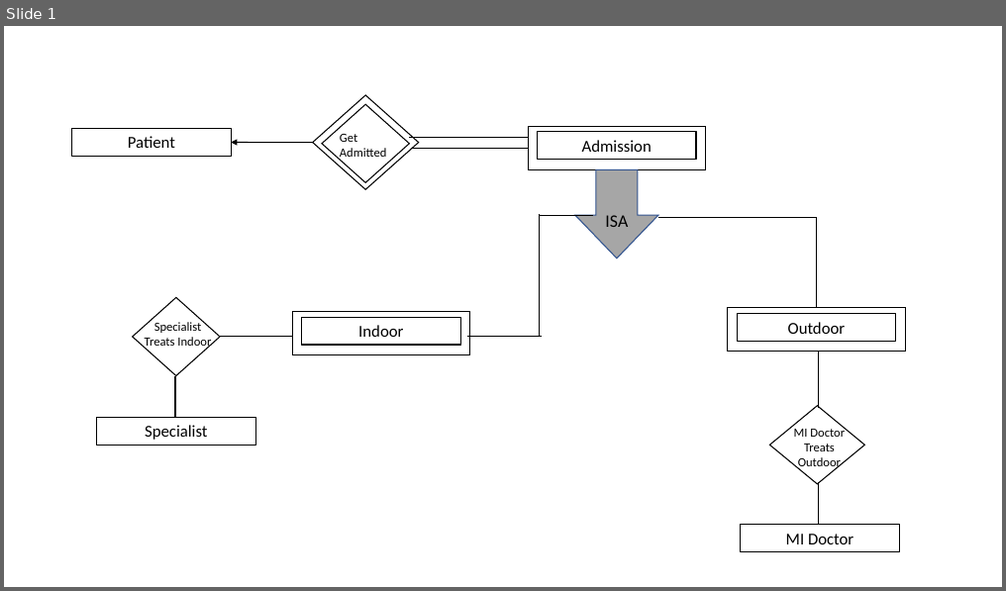
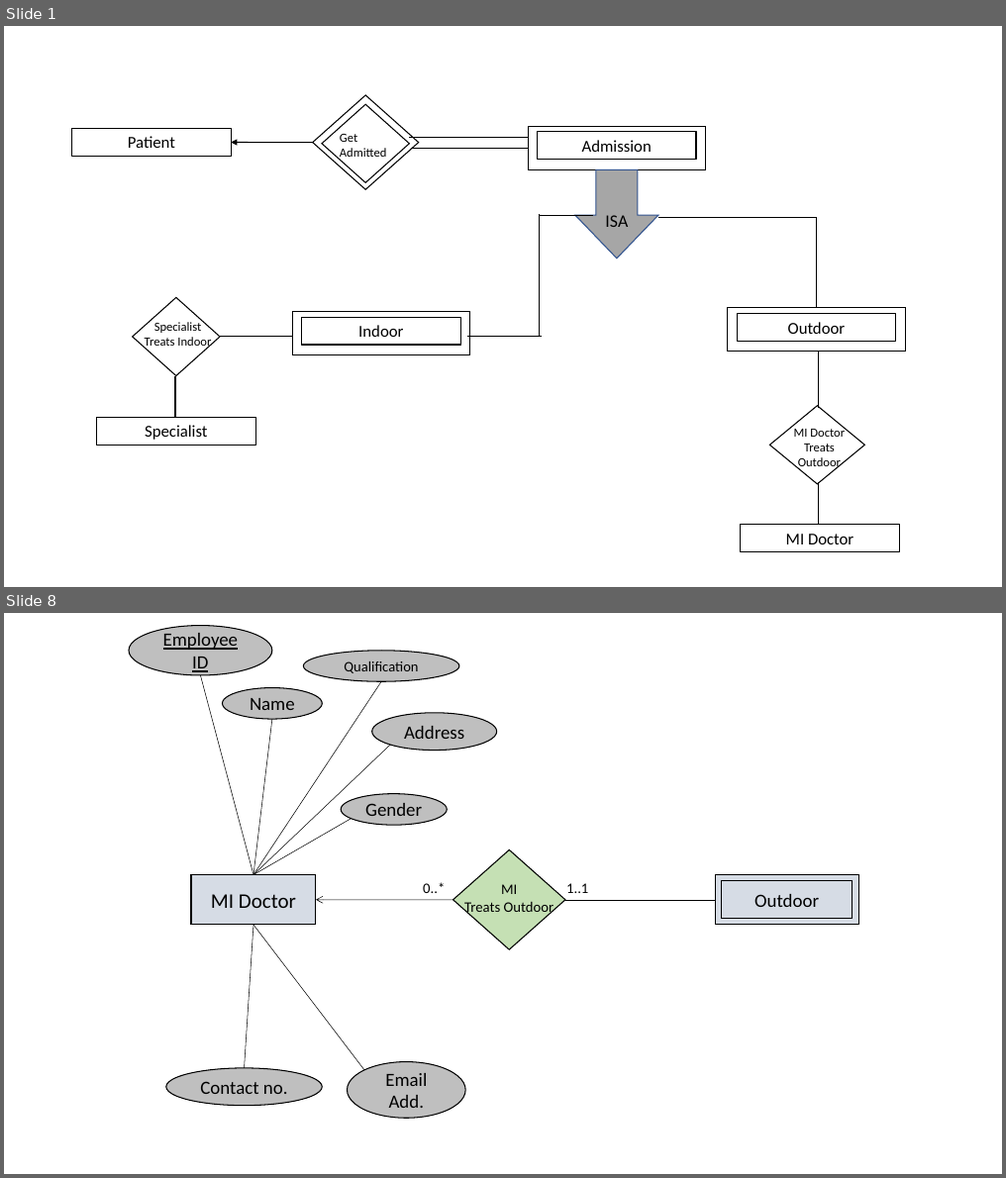
Before and after one commit to zahangir0cse/doctor-patient-crud-system-using-spring-mvc-hibernate-and-mysql-database, a slide deck: ERD Design.pptx. Shown one above the other, each under a label of ours: slide 1 before the commit, slides 1 and 8 after it; the slides between them are not shown. The pictures are 1006x591 and 1006x1178 pixels, drawn with LibreOffice and Linux fonts; fonts in the diff are those of the drawing. Boxes give left, top, right and bottom in pixels: in the first picture for what was removed or moved away, otherwise in the second. Text is boxed around its words. In the diff, an @@ line names an element or a change of style, - is before the commit and + after.

```diff
--- a/ERD Design.pptx
+++ b/ERD Design.pptx
@@ slide 8 added at <box>4,613,1002,1174</box>, background #FFFFFF @@
@@ ellipse added at <box>129,626,272,676</box>, fill #BFBFBF, outline #000000 1 pt, 18 pt, text #000000, underline @@
+Employee ID
@@ ellipse added at <box>303,651,459,682</box>, fill #BFBFBF, outline #000000 1 pt, 13.9 pt, text #000000 @@
+Qualification
@@ line added from (253, 875) to (200, 675), #000000 0.5 pt @@
@@ ellipse added at <box>223,688,322,719</box>, fill #BFBFBF, outline #000000 1 pt, 18 pt, text #000000 @@
+Name
@@ line added from (253, 875) to (381, 682), #000000 0.5 pt @@
@@ line added from (253, 875) to (272, 719), #000000 0.5 pt @@
@@ ellipse added at <box>372,713,497,750</box>, fill #BFBFBF, outline #000000 1 pt, 18 pt, text #000000 @@
+Address
@@ line added from (253, 875) to (390, 745), #000000 0.5 pt @@
@@ line added from (394, 794) to (253, 875), #000000 0.5 pt @@
@@ ellipse added at <box>341,794,448,826</box>, fill #BFBFBF, outline #000000 1 pt, 18 pt, text #000000 @@
+Gender
@@ rectangle added at <box>191,875,316,925</box>, fill #D6DCE5, outline #000000 1 pt, 20 pt, text #000000 @@
+MI Doctor
@@ diamond added at <box>453,851,565,950</box>, fill #C5E0B4, outline #000000 1 pt, 14 pt, text #000000 @@
+MI
+Treats Outdoor
@@ rectangle added at <box>715,875,859,925</box>, fill #D6DCE5, outline #000000 1 pt @@
@@ arrow added from (453, 900) to (316, 900), #000000 0.5 pt @@
@@ text added at <box>423,882,445,893</box>, 14 pt, text #000000 @@
+0..*
@@ line added from (565, 900) to (715, 900), #000000 0.5 pt @@
@@ text added at <box>566,883,588,893</box>, 14 pt, text #000000 @@
+1..1
@@ rectangle added at <box>721,881,852,919</box>, fill #D6DCE5, outline #000000 1 pt, 18 pt, text #000000 @@
+Outdoor
@@ line added from (245, 1068) to (253, 925), #000000 0.5 pt @@
@@ line added from (253, 925) to (364, 1070), #000000 0.5 pt @@
@@ ellipse added at <box>166,1068,322,1106</box>, fill #BFBFBF, outline #000000 1 pt, 18 pt, text #000000 @@
+Contact no.
@@ ellipse added at <box>347,1062,465,1118</box>, fill #BFBFBF, outline #000000 1 pt, 18 pt, text #000000 @@
+Email Add.
```
Also in this commit, not shown: 7 other slides added.
